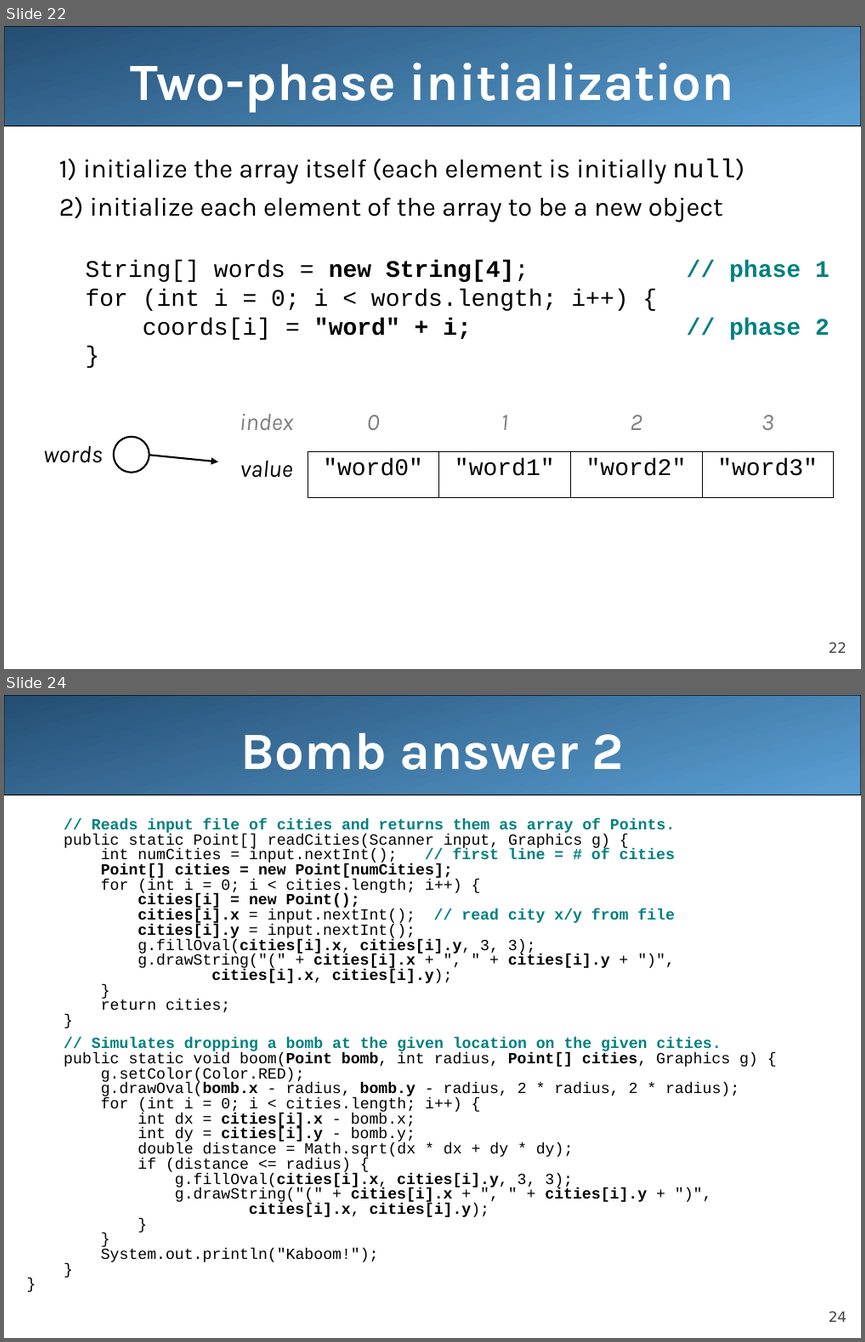
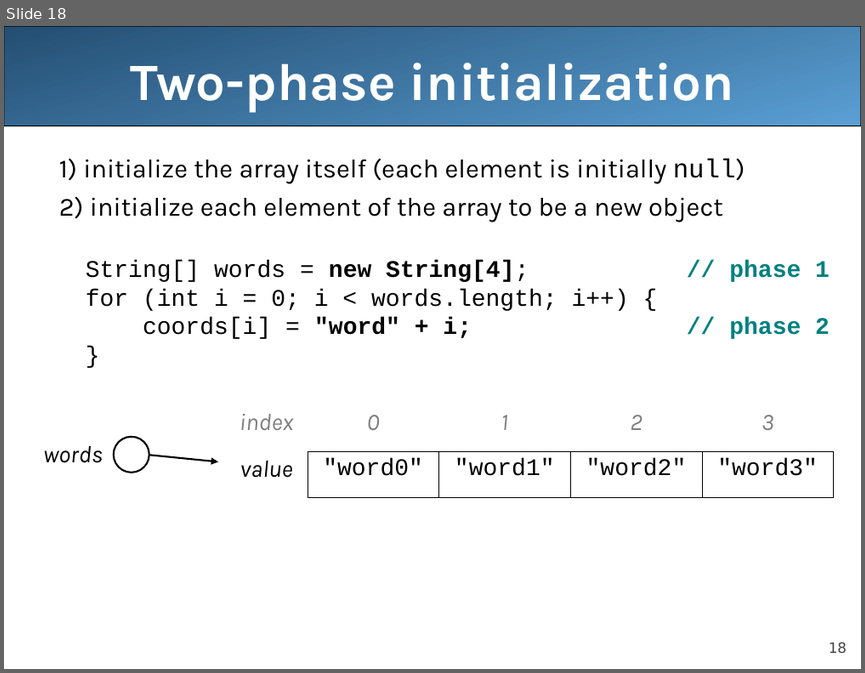
Before and after one commit to sudocrystal/scc-compsci, a slide deck: cs141/slides/ppts/ch08-classes.ppt. Shown one above the other, each under a label of ours: slides 22 and 24 before the commit, slide 18 after it; the slides between them are not shown. The pictures are 865x1342 and 865x673 pixels, drawn with LibreOffice and Linux fonts; fonts in the diff are those of the drawing. Boxes give left, top, right and bottom in pixels: in the first picture for what was removed or moved away, otherwise in the second. Text is boxed around its words. In the diff, an @@ line names an element or a change of style, - is before the commit and + after.

```diff
--- a/cs141/slides/ppts/ch08-classes.ppt
+++ b/cs141/slides/ppts/ch08-classes.ppt
@@ slide 24 removed at (x1=4, y1=695, x2=861, y2=1338), background #FFFFFF; not listed: 2 template elements that a slide beside it also shows @@
@@ title removed at (x1=241, y1=732, x2=623, y2=770) @@
-Bomb answer 2
@@ text removed at (x1=64, y1=818, x2=758, y2=1262) @@
-// Reads input file of cities and returns them as array of Points.
-public static Point[] readCities(Scanner input, Graphics g) {
-int numCities = input.nextInt(); // first line = # of cities
-Point[] cities = new Point[numCities];
-for (int i = 0; i < cities.length; i++) {
-cities[i] = new Point();
-cities[i].x = input.nextInt(); // read city x/y from file
-cities[i].y = input.nextInt();
-g.fillOval(cities[i].x, cities[i].y, 3, 3);
-g.drawString("(" + cities[i].x + ", " + cities[i].y + ")",
-cities[i].x, cities[i].y);
-}
-return cities;
-}
-// Simulates dropping a bomb at the given location on the given cities.
-public static void boom(Point bomb, int radius, Point[] cities, Graphics g) {
-g.setColor(Color.RED);
-g.drawOval(bomb.x - radius, bomb.y - radius, 2 * radius, 2 * radius);
-for (int i = 0; i < cities.length; i++) {
-int dx = cities[i].x - bomb.x;
-int dy = cities[i].y - bomb.y;
-double distance = Math.sqrt(dx * dx + dy * dy);
-if (distance <= radius) {
-g.fillOval(cities[i].x, cities[i].y, 3, 3);
-g.drawString("(" + cities[i].x + ", " + cities[i].y + ")",
-cities[i].x, cities[i].y);
-}
-}
-System.out.println("Kaboom!");
-}
-}
@@ what was slide 22 is now slide 18 @@
@@ page number at (x1=828, y1=641, x2=846, y2=652): text changed @@
-22
+18
```
Also in this commit, not shown: 67 other slides changed, 5 other slides removed, 2 other files.
